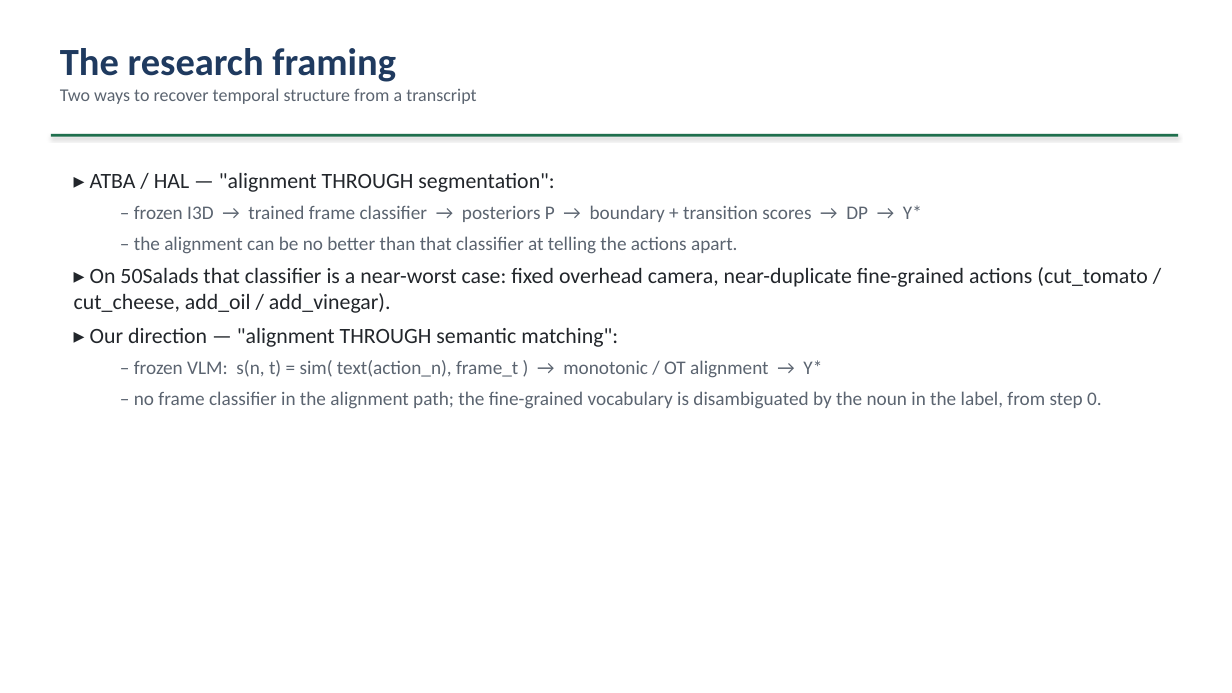
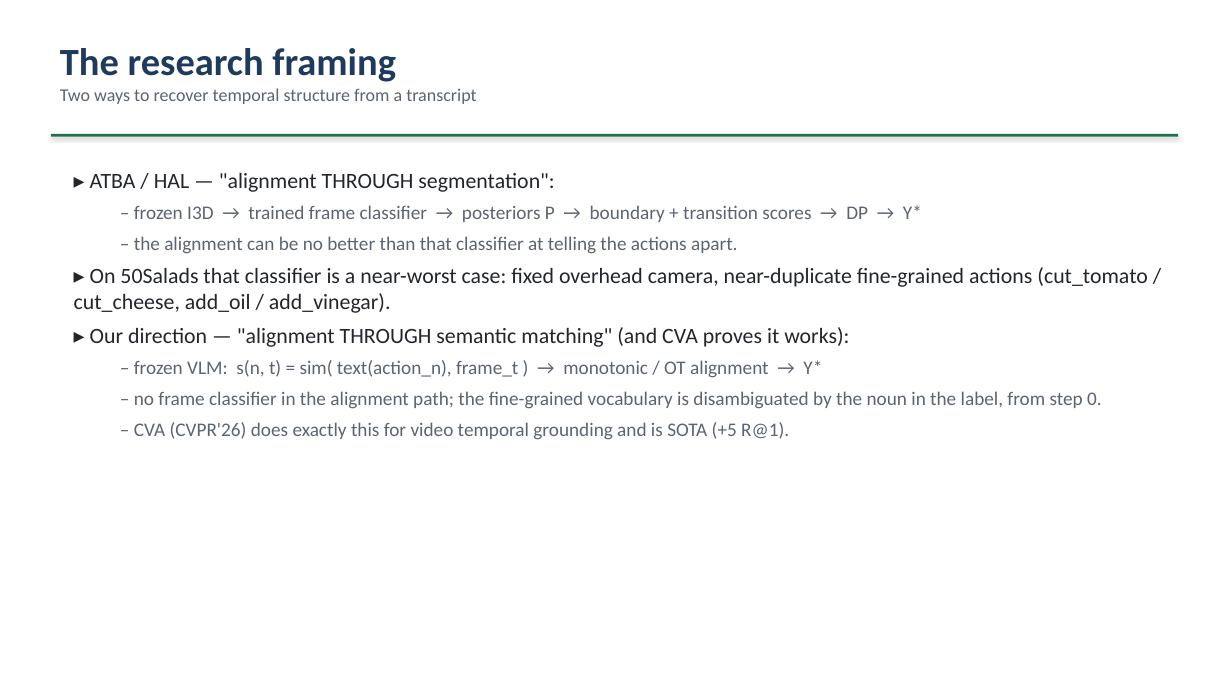
Before and after one commit to epayaslii/DELTA, a slide deck: slide 4 of slides/DELTA_progress_Mariella.pptx. Drawn at 1232x693 pixels with LibreOffice and Linux fonts; fonts in the diff are those of the drawing. Boxes give left, top, right and bottom in pixels: in the first picture for what was removed or moved away, otherwise in the second. Text is boxed around its words. In the diff, an @@ line names an element or a change of style, - is before the commit and + after.

Commit message:
Workstream split (Eliz->HAL, co-intern->CVA); adapt the deck
- docs/baselines-hal-cva.md: add the workstream split + Eliz's concrete HAL
  plan (H1-H7): reproduce ATBA/HAL on Breakfast, score pseudo-labels, get HAL
  running on 50Salads, port HAL into DELTA's --model_type atba, measure the
  effect on Obs%/Pred% MoC, ablate the 3 terms. Expected magnitude small; a
  clean negative is still a finding; diff_loss may transfer to the VLM aligner.
- slides/: deck adapted to the new scope -- HAL slide reframed as "my focus"
  with the open question, new CVA slide, two-axes + split slide, phased TA plan
  table, HAL H1-H7 table, "the VLM method where both workstreams land" slide,
  two-track sequencing table, updated questions. 21 slides.

```diff
--- a/slides/DELTA_progress_Mariella.pptx
+++ b/slides/DELTA_progress_Mariella.pptx
@@ text at <box>90,327,849,347</box>: text changed @@
-▸ Our direction — "alignment THROUGH semantic matching":
+▸ Our direction — "alignment THROUGH semantic matching" (and CVA proves it works):
@@ text at <box>134,422,789,440</box>: paragraph added @@
+  – CVA (CVPR'26) does exactly this for video temporal grounding and is SOTA (+5 R@1).
```
Also in this commit, not shown: 9 other slides changed, 5 slides added, 4 slides removed, 2 other files.
